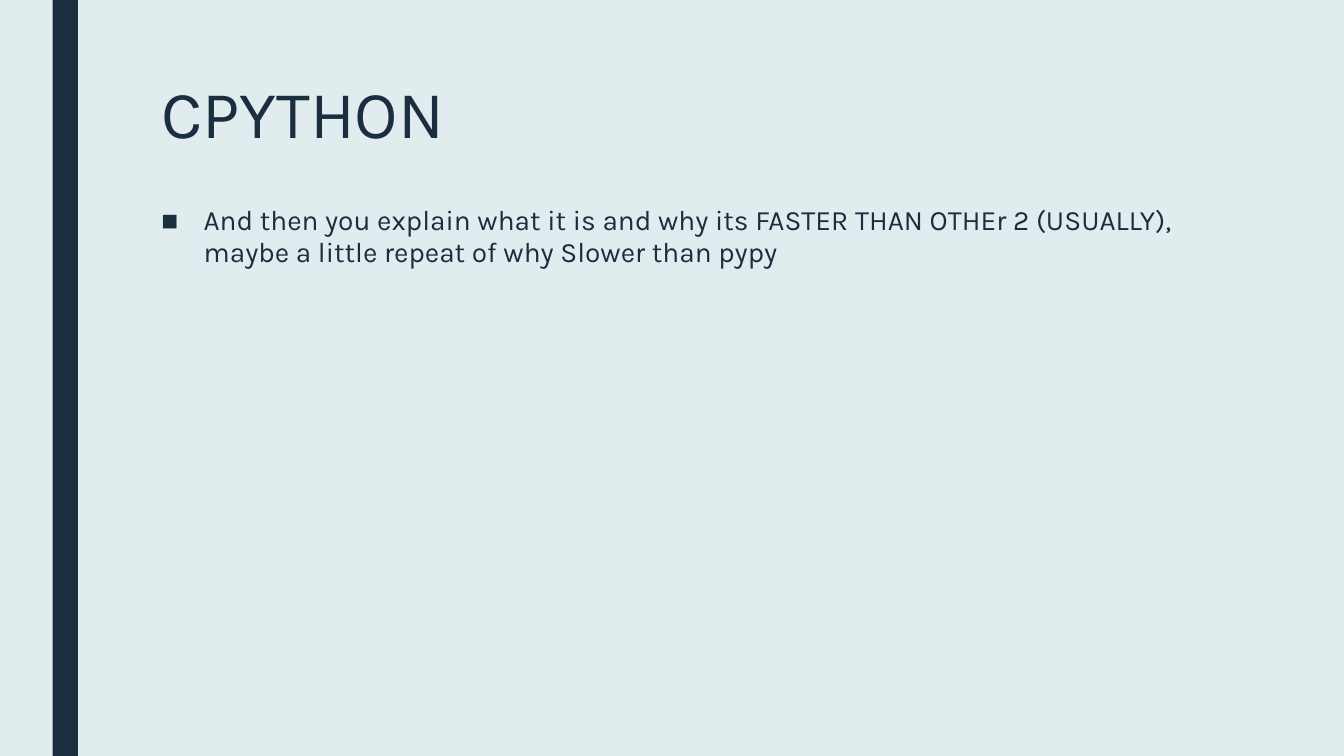
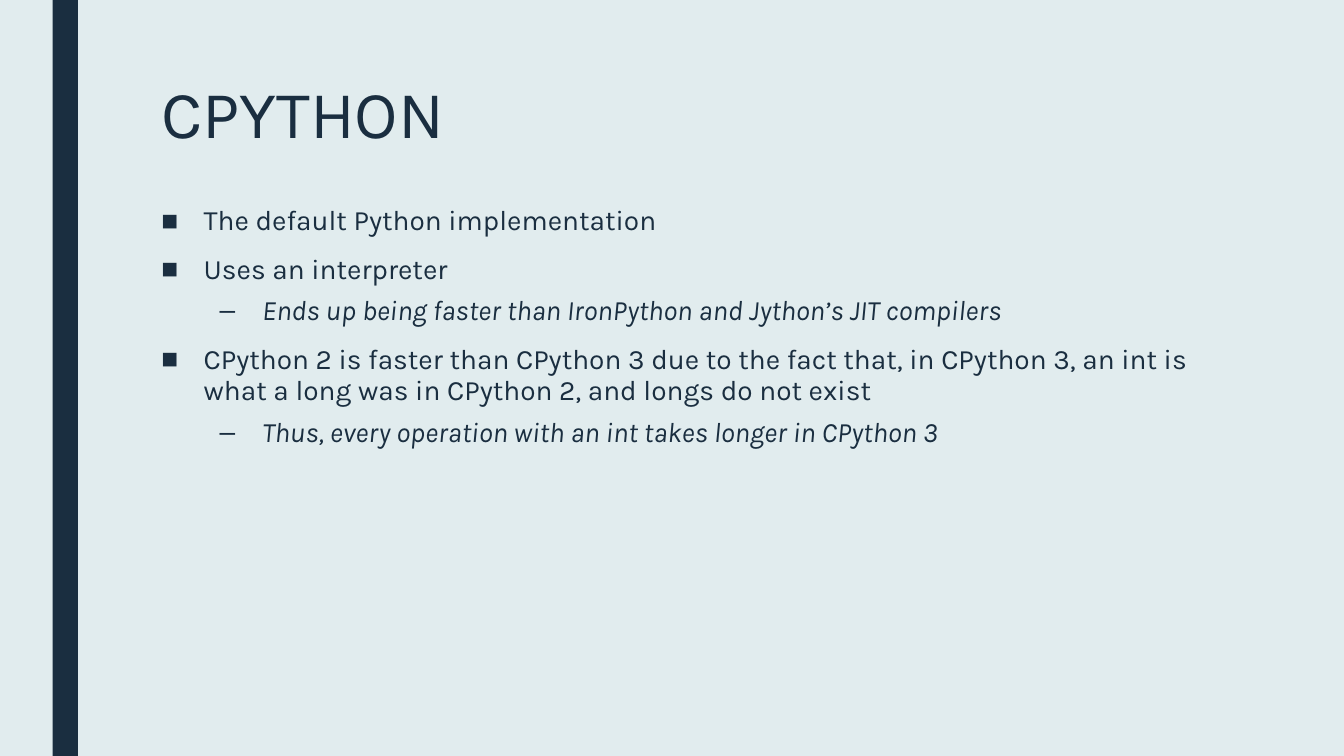
Before and after one commit to gehrigweber/python-comparison, a slide deck: slide 7 of Presentation.pptx. Drawn at 1344x756 pixels with LibreOffice and Linux fonts; fonts in the diff are those of the drawing. Boxes give left, top, right and bottom in pixels: in the first picture for what was removed or moved away, otherwise in the second. Text is boxed around its words. In the diff, an @@ line names an element or a change of style, - is before the commit and + after.

```diff
--- a/Presentation.pptx
+++ b/Presentation.pptx
@@ text at (x1=204, y1=210, x2=1187, y2=449): text changed @@
-■ And then you explain what it is and why its FASTER THAN OTHEr 2 (USUALLY), maybe a little repeat of why Slower than pypy
+■ The default Python implementation
+■ Uses an interpreter
+  – Ends up being faster than IronPython and Jython’s JIT compilers
+■ CPython 2 is faster than CPython 3 due to the fact that, in CPython 3, an int is what a long was in CPython 2, and longs do not exist
+  – Thus, every operation with an int takes longer in CPython 3
```
Also in this commit, not shown: 1 other slide changed, 1 other file.
